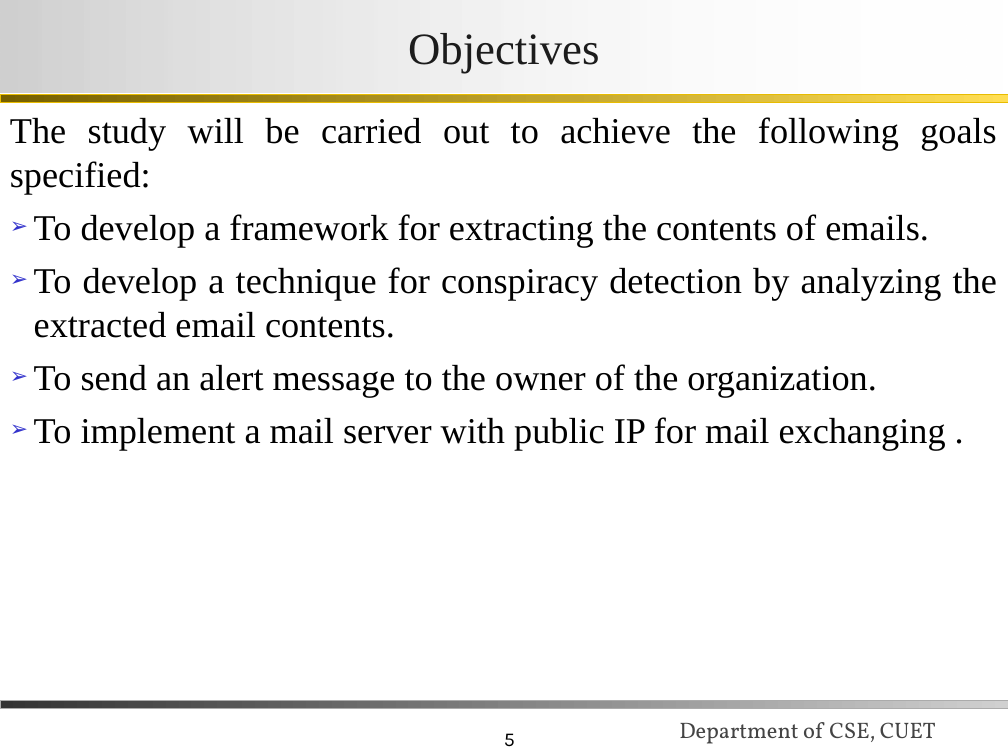
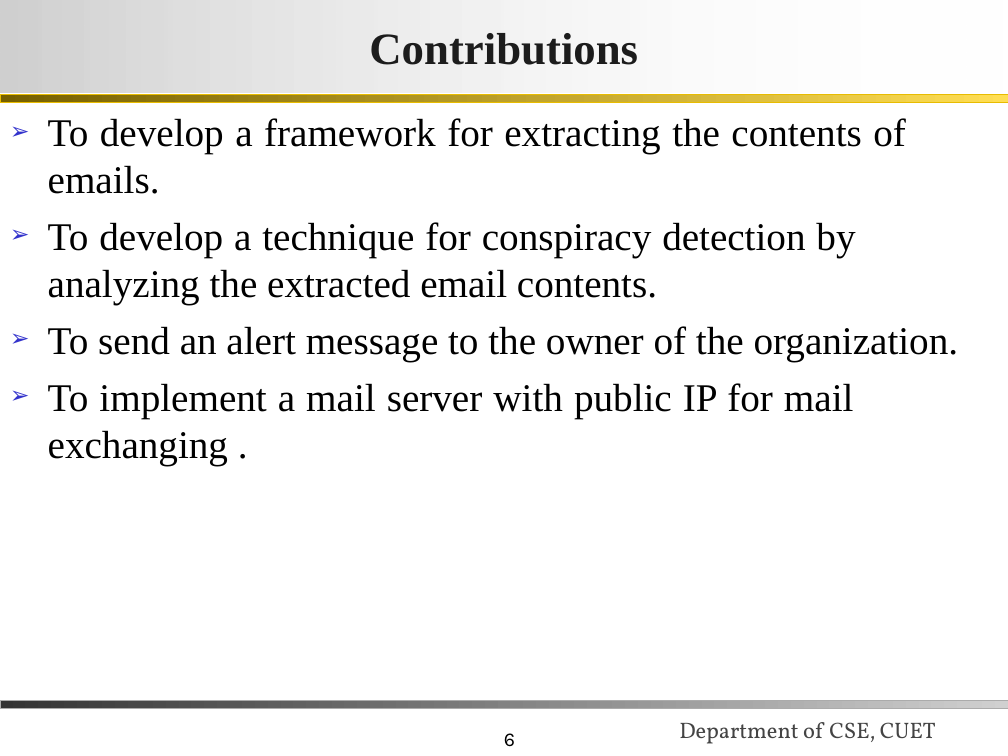
Before and after one commit to iRaM-sAgOr/email_data, a slide deck: slide 6 of myReport/final_presentation.ppt (slide 5 before the commit). Drawn at 1008x756 pixels with LibreOffice and Linux fonts; fonts in the diff are those of the drawing; background and template pictures are left out. Boxes give left, top, right and bottom in pixels: in the first picture for what was removed or moved away, otherwise in the second. Text is boxed around its words. In the diff, an @@ line names an element or a change of style, - is before the commit and + after.

```diff
--- a/myReport/final_presentation.ppt
+++ b/myReport/final_presentation.ppt
@@ title at bbox=[369, 33, 638, 65]: text changed; bold on @@
-Objectives
+Contributions
@@ text "To develop a framework for ..." at bbox=[48, 118, 959, 465]: size 25.9 to 28 pt; indent changed @@
@@ text at bbox=[10, 117, 996, 194]: paragraph removed @@
-The study will be carried out to achieve the following goals specified:
@@ page number at bbox=[504, 733, 515, 747]: text changed @@
-5
+6
```
Also in this commit, not shown: 21 other slides changed, 3 slides added, 1 slide removed, 9 other files.
